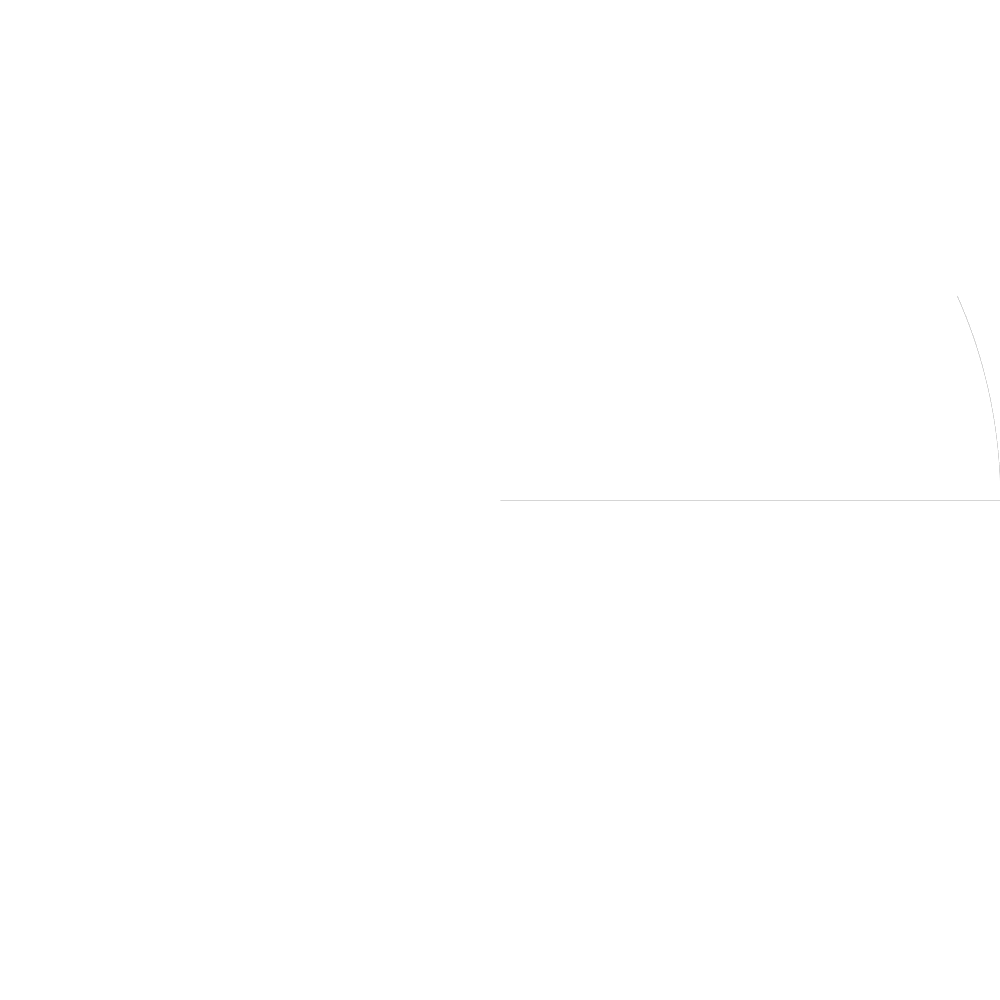
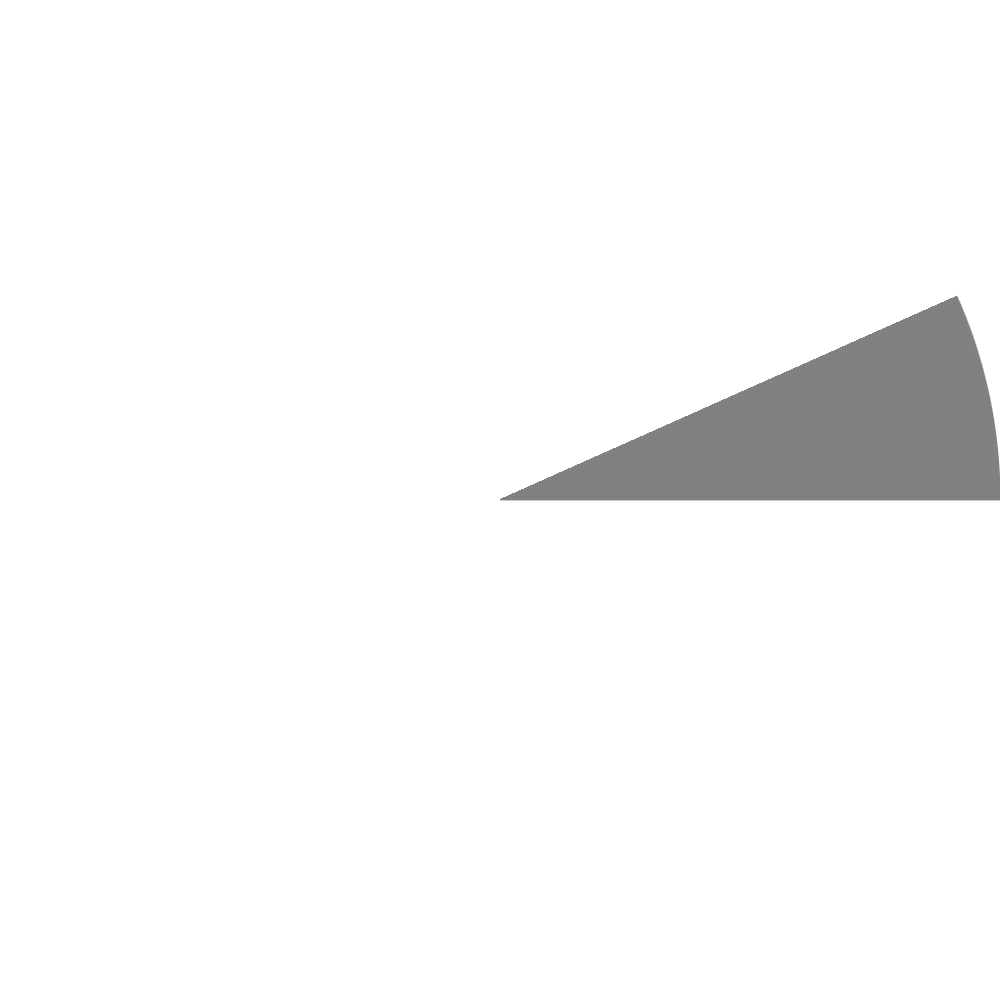
Layers edited between the first and the second 1000x1000 image:
pixels changed over [500, 295, 1000, 501] (layer not identified)
